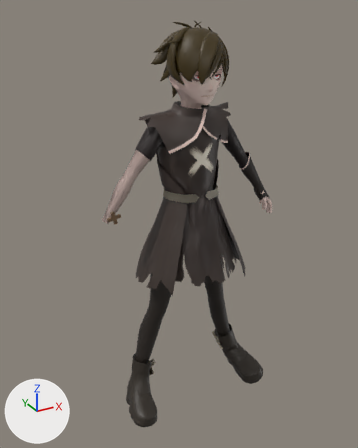
Renders of the FBX model BloodTest/Assets/Model/karol/Karol.fbx from each side of a commit.
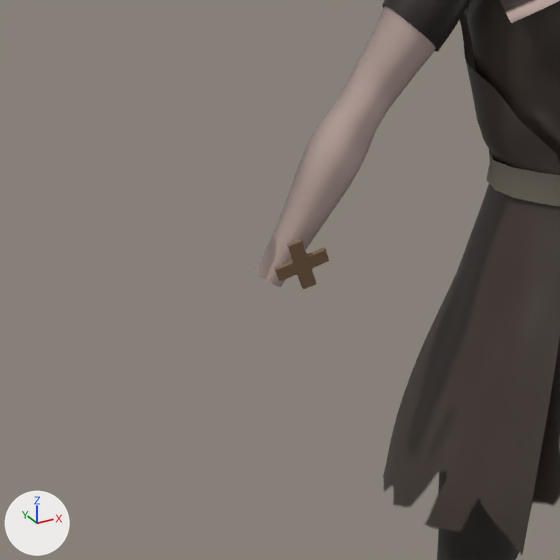
Old and new are each drawn whole from a 50 mm lens placed at (-1.322, -2.307, 2.327), pointed at (-0.053, 0.0, 1.174) and again close up on the part from 9% to 51% of the width and 33% to 66% of the height. Lighting does not change. The marker at lower left points along +X, +Y and +Z. Where no turn or scale is listed for an object, it has been applied to the vertices.

Names of what the first close-up shows: 'belt', 'coat', 'cross_rh', 'hand_r', 'lining'.
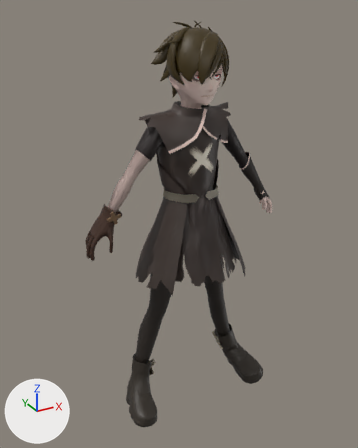
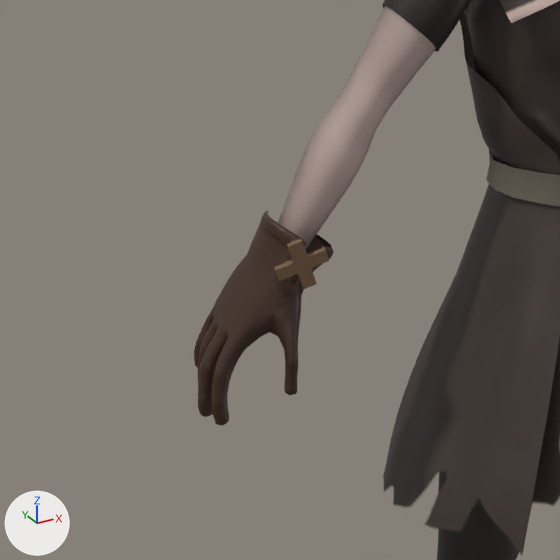
Boxes [x1, y1, x2, y2] around the edits, measured in the close-ups (560 x 560 px):
'glove_r', now drawn: after [194, 211, 334, 426]

The change, as a list of edits to the scene's bpy script:
```text
Add me_mesh_006_1:
    me_mesh_006_1.from_pydata(...)  # 610 vertices, 586 faces; spans x -61.8..-41.7, y 109.3..138.3, z -7.2..10.2
    me_mesh_006_1.materials.append(mat_lambert1)
Change ob_glove_r:
    ob_glove_r: bpy.data.objects.new('glove_r', None) -> bpy.data.objects.new('glove_r', me_mesh_006_1)
```
